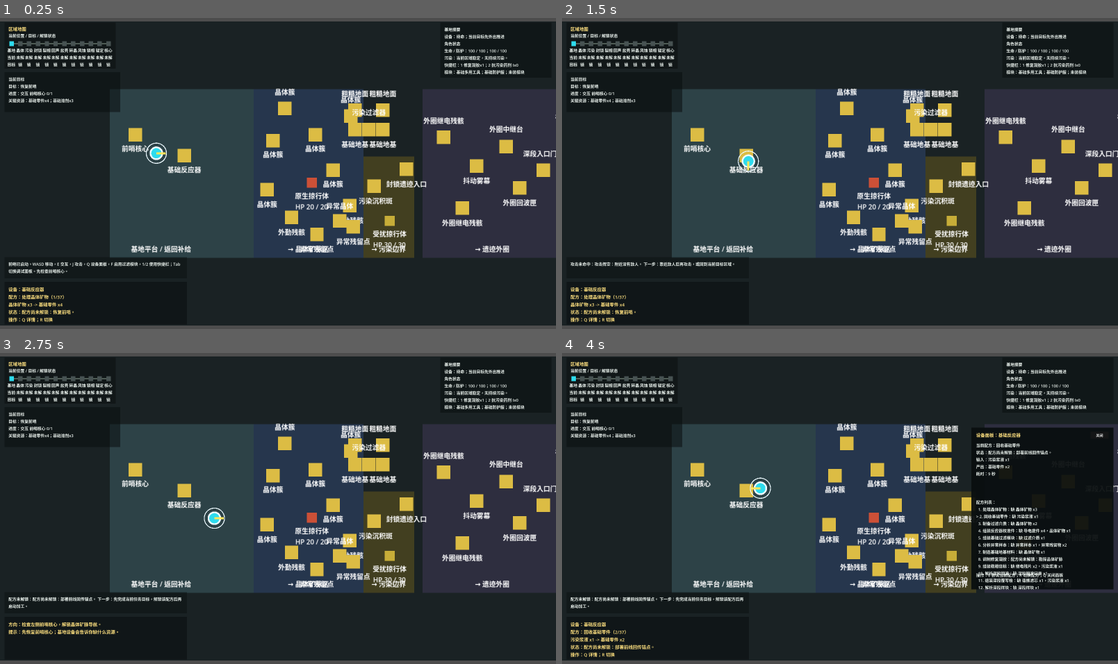
Above: before the commit, frames 1-4 (two rows, left to right).
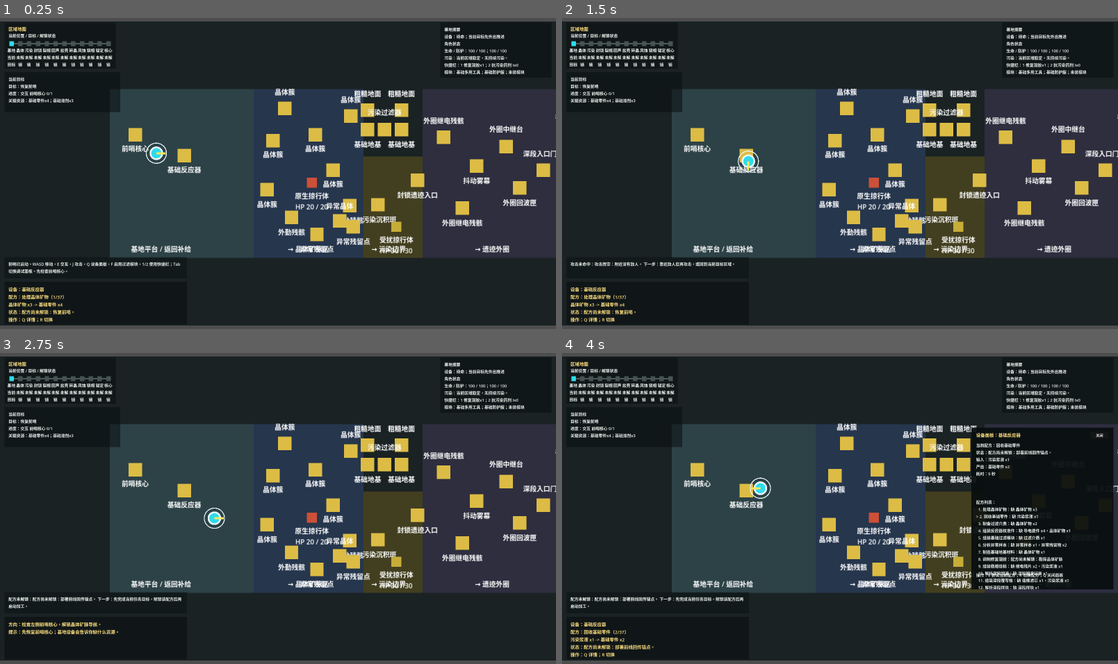
Above: after the commit, the same moments.

Repository: laugh0608/RadishCatalyst
Game: Godot game, scene res://scenes/boot/Boot.tscn
The game is run twice, just before and just after one commit, with the same random seed, the same clock (stepped at 60 frames per second) and the same inputs.
Inputs (mouse positions are in pixels of both pictures, inside the frame that each line leads up to):
- Up to frame 1 (0.25 s): no input
- Up to frame 2 (1.5 s): tap Enter at 0.5 s; move the mouse to (962, 157) at 0.52 s; hold D (move_right) 0.53-1.28 s; tap E (interact) at 0.6 s; click (962, 157) at 0.67 s; move the mouse to (728, 189) at 1.27 s; hold S (move_down) from 1.28 s (still down); tap J (attack) at 1.35 s
- Up to frame 3 (2.75 s): tap E (interact) at 1.55, 2.3 s; move the mouse to (333, 440) at 2.02 s; release S (move_down) at 2.03 s; hold D (move_right) from 2.03 s (still down); hold R (cycle_recipe) from 2.03 s (still down)
- Up to frame 4 (4 s): move the mouse to (812, 570) at 2.77 s; release D (move_right) at 2.78 s; release R (cycle_recipe) at 2.78 s; hold W (move_up) 2.78-3.53 s; tap E (interact) at 2.85, 3.8 s; click (812, 570) at 2.92 s; move the mouse to (1006, 555) at 3.52 s; hold A (move_left) from 3.53 s (still down); tap Q (toggle_device_panel) at 3.6 s

The runs differ from the first frame. In frame 1, 2.7% of the frame differs, in the area x 61-79%, y 23-78%; in frame 2, 2.7%; in frame 3, 2.7%; in frame 4, 2.1%.

Commit message:
feat: 重排污染边界与核心稳定站

Diff:
--- a/client/data/items.json
+++ b/client/data/items.json
@@ -153,7 +153,7 @@
       "stack_size": 10,
       "mass": 0.1,
       "rarity": "common",
-      "source_refs": ["recipe.repair_gel"],
+      "source_refs": ["recipe.repair_gel", "map_object.demo_stabilization_recovery_cache"],
       "used_by_refs": ["quest.prepare_treatment_supplies", "quest.defeat_elite_node"],
       "public_level": "public"
     },
--- a/client/data/localization/zh_cn.json
+++ b/client/data/localization/zh_cn.json
@@ -601,6 +601,8 @@
   "map_object.pressure_clearance_node.desc": "井系桥前线新显出的高压扰点，清除后可带回压力清障回执。",
   "map_object.prepared_frontline_window.name": "整备异常窗口",
   "map_object.prepared_frontline_window.desc": "井系桥前线的共享异常窗口，会根据本次已确认整备计划呈现不同目标和反馈。",
+  "map_object.demo_stabilization_recovery_cache.name": "核心站补给缓存",
+  "map_object.demo_stabilization_recovery_cache.desc": "核心稳定站侧边残留的应急补给，可在写入核心设备前补一次修复资源。",
   "map_object.demo_stabilization_core.name": "核心稳定设备",
   "map_object.demo_stabilization_core.desc": "核心稳定站中央的写入设备，必须先击败阶段守卫，才能接收锚定桥稳窗与高压窗口数据。",
   "enemy.demo_stabilization_guard.name": "核心阶段守卫",
--- a/client/data/map_objects.json
+++ b/client/data/map_objects.json
@@ -1056,6 +1056,23 @@
       "public_level": "spoiler"
     },
     {
+      "id": "map_object.demo_stabilization_recovery_cache",
+      "display_name_key": "map_object.demo_stabilization_recovery_cache.name",
+      "description_key": "map_object.demo_stabilization_recovery_cache.desc",
+      "object_type": "supply_cache",
+      "interaction_types": ["gather"],
+      "is_destructible": true,
+      "is_collectible": false,
+      "is_sampleable": false,
+      "blocks_movement": false,
+      "blocks_building": true,
+      "required_tool_tags": ["gather_basic"],
+      "drops": [{"id": "item.repair_gel", "amount": 1}],
+      "sample_result_refs": [],
+      "pollution_effect": "",
+      "public_level": "spoiler"
+    },
+    {
       "id": "map_object.demo_stabilization_core",
       "display_name_key": "map_object.demo_stabilization_core.name",
       "description_key": "map_object.demo_stabilization_core.desc",
--- a/client/scenes/maps/VerticalSliceMap.tscn
+++ b/client/scenes/maps/VerticalSliceMap.tscn
@@ -32,7 +32,7 @@
 [node name="RegionPollution" type="ColorRect" parent="."]
 offset_left = 240.0
 offset_top = -40.0
-offset_right = 360.0
+offset_right = 380.0
 offset_bottom = 200.0
 color = Color(0.258824, 0.247059, 0.12549, 1)
 
@@ -326,27 +326,27 @@
 label_size = Vector2(156, 24)
 
 [node name="PollutionResidue" parent="Interactables" instance=ExtResource("3_interactable")]
-position = Vector2(265, 30)
+position = Vector2(274, 74)
 definition_id = "map_object.pollution_residue_patch"
 interaction_type = "gather"
 label_offset = Vector2(-68, 22)
 
 [node name="RoughGroundNorth" parent="Interactables" instance=ExtResource("3_interactable")]
-position = Vector2(220, -150)
+position = Vector2(250, -150)
 definition_id = "map_object.rough_ground"
 interaction_type = "clear"
 label_offset = Vector2(-92, -52)
 label_size = Vector2(184, 24)
 
 [node name="RoughGroundSouth" parent="Interactables" instance=ExtResource("3_interactable")]
-position = Vector2(286, -150)
+position = Vector2(330, -150)
 definition_id = "map_object.rough_ground"
 interaction_type = "clear"
 label_offset = Vector2(-92, -52)
 label_size = Vector2(184, 24)
 
 [node name="FoundationSiteNorth" parent="Interactables" instance=ExtResource("3_interactable")]
-position = Vector2(220, -104)
+position = Vector2(250, -104)
 definition_id = "building.foundation_t1"
 interaction_type = "build"
 recipe_id = ""
@@ -355,7 +355,7 @@
 label_size = Vector2(192, 24)
 
 [node name="FoundationSiteSouth" parent="Interactables" instance=ExtResource("3_interactable")]
-position = Vector2(286, -104)
+position = Vector2(330, -104)
 definition_id = "building.foundation_t1"
 interaction_type = "build"
 recipe_id = ""
@@ -364,7 +364,7 @@
 label_size = Vector2(192, 24)
 
 [node name="PollutionFilterBuildSite" parent="Interactables" instance=ExtResource("3_interactable")]
-position = Vector2(253, -104)
+position = Vector2(290, -104)
 definition_id = "building.pollution_filter"
 interaction_type = "build"
 recipe_id = ""
@@ -372,7 +372,7 @@
 label_size = Vector2(176, 24)
 
 [node name="PollutionFilter" parent="Interactables" instance=ExtResource("3_interactable")]
-position = Vector2(253, -104)
+position = Vector2(290, -104)
 definition_id = "building.pollution_filter"
 interaction_type = "process_recipe"
 recipe_id = "recipe.cleanse_residue"
@@ -381,7 +381,7 @@
 label_size = Vector2(176, 24)
 
 [node name="RuinGate" parent="Interactables" instance=ExtResource("3_interactable")]
-position = Vector2(342, -10)
+position = Vector2(368, 16)
 definition_id = "map_object.ruin_gate"
 interaction_type = "inspect"
 single_use = false
@@ -893,12 +893,19 @@
 label_size = Vector2(224, 24)
 
 [node name="DemoStabilizationCore" parent="Interactables" instance=ExtResource("3_interactable")]
-position = Vector2(3940, -20)
+position = Vector2(4038, -24)
 definition_id = "map_object.demo_stabilization_core"
 interaction_type = "inspect"
 single_use = false
 label_offset = Vector2(-112, 24)
 label_size = Vector2(224, 24)
+
+[node name="DemoStabilizationRecoveryWreckage" parent="Interactables" instance=ExtResource("3_interactable")]
+position = Vector2(3744, 112)
+definition_id = "map_object.demo_stabilization_recovery_cache"
+interaction_type = "gather"
+label_offset = Vector2(-82, 22)
+label_size = Vector2(164, 24)
 
 [node name="Enemies" type="Node2D" parent="."]
 
@@ -911,11 +918,11 @@
 definition_id = "enemy.treatment_skitter"
 
 [node name="PollutedSkitter" parent="Enemies" instance=ExtResource("4_enemy")]
-position = Vector2(302, 112)
+position = Vector2(318, 126)
 definition_id = "enemy.polluted_skitter"
 
 [node name="EliteResidueNode" parent="Enemies" instance=ExtResource("4_enemy")]
-position = Vector2(330, 66)
+position = Vector2(358, 92)
 definition_id = "enemy.elite_residue_node"
 
 [node name="RuinPhaseGuard" parent="Enemies" instance=ExtResource("4_enemy")]
@@ -971,5 +978,5 @@
 definition_id = "enemy.pressure_clearance_guard"
 
 [node name="DemoStabilizationGuard" parent="Enemies" instance=ExtResource("4_enemy")]
-position = Vector2(3800, 24)
+position = Vector2(3870, 18)
 definition_id = "enemy.demo_stabilization_guard"
--- a/client/scripts/checks/vertical_slice_flow_check.gd
+++ b/client/scripts/checks/vertical_slice_flow_check.gd
@@ -483,12 +483,12 @@
 func _check_region_presence_bounds() -> void:
 	var map := VerticalSliceMap.new()
 	_expect_equal(
-		map._get_region_id_for_position(Vector2(253, -104)),
+		map._get_region_id_for_position(Vector2(290, -104)),
 		"region.crystal_vein_field",
 		"pollution treatment point should not count as pollution"
 	)
 	_expect_equal(
-		map._get_region_id_for_position(Vector2(253, 30)),
+		map._get_region_id_for_position(Vector2(274, 74)),
 		"region.pollution_edge",
 		"pollution lower area should count as pollution"
 	)
@@ -519,7 +519,7 @@
 	var gate_world := WorldState.create_default()
 	gate_world.unlock_region("region.crystal_vein_field")
 	var gate_character := CharacterState.create_default()
-	map.player.position = Vector2(253, 30)
+	map.player.position = Vector2(274, 74)
 	map.update_region_presence(gate_world, gate_character)
 	_expect_equal(map.player.position.x, 235.0, "locked pollution edge should push player before visual region")
 	_expect_equal(gate_world.current_region_id, "region.crystal_vein_field", "locked pollution edge should return to crystal side")
@@ -528,7 +528,7 @@
 	unlocked_world.unlock_region("region.pollution_edge")
 	var unlocked_character := CharacterState.create_default()
 	map.last_reported_region_id = unlocked_world.current_region_id
-	map.player.position = Vector2(253, 30)
+	map.player.position = Vector2(274, 74)
 	map.update_region_presence(unlocked_world, unlocked_character)
 	_expect_equal(unlocked_world.current_region_id, "region.pollution_edge", "unlocked pollution edge should update current region")
 	_expect_equal(unlocked_character.current_region_id, "region.pollution_edge", "unlocked pollution edge should update character region")
Not shown, changed: docs/devlogs/2026-W22.md
Not shown, changed: docs/planning/current.md
Not shown, changed: docs/planning/daily-start.md
Not shown, changed: docs/planning/demo-scope-and-playable-slice.md
Not shown, changed: scripts/check-client-scenes.ps1
